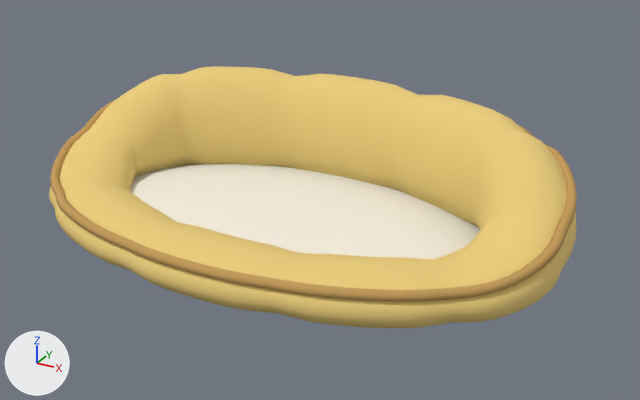
The glTF model public/models/bed.glb: old version first, new version second.
Both versions are drawn from a 50 mm lens placed at (1.378, -2.314, 1.297), pointed at (0.096, 0.015, 0.133). Lighting does not change. The marker at lower left points along +X, +Y and +Z. The picture after the commit comes second.

In view in the first picture: 'Bed'.
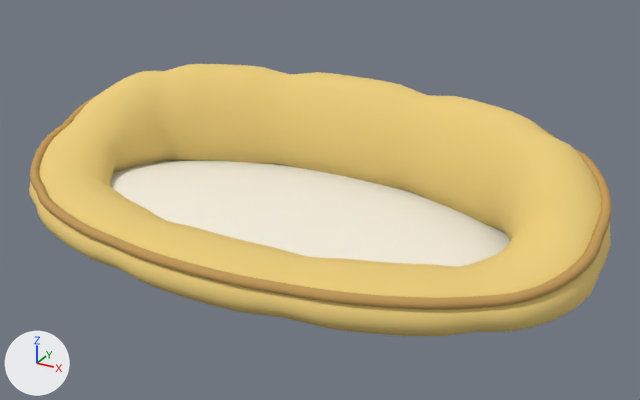
Pixel boxes (x1, y1, x2, y2) of what changed, in the pictures (640 x 400 px; the box of a moved part takes in the faces that stretch with it):
'Bed', reshaped (10% wider): before (49, 66, 577, 329); after (29, 64, 611, 336)
part 1 of me_bed, moved or reshaped: before (131, 164, 480, 260); after (110, 161, 510, 267)
part 2 of me_bed, moved or reshaped: before (50, 99, 577, 302); after (30, 97, 611, 310)
part 3 of me_bed, moved or reshaped: before (49, 66, 576, 329); after (29, 64, 611, 336)

Patch to the scene script:
```diff
--- a/public/models/bed.glb.py
+++ b/public/models/bed.glb.py
@@ me_bed @@
 # used by ob_bed; location = (0.0, 0.0, 0.0)
-me_bed.from_pydata(...)  # 2785 vertices, 5520 faces; spans x -0.91..0.91, y -0.59..0.59, z 0.0..0.42
+me_bed.from_pydata(...)  # 2785 vertices, 5520 faces; spans x -1.01..1.01, y -0.6..0.6, z 0.0..0.42
+# me_bed part 1: the loose piece of 385 vertices spanning x -0.78..0.78, y -0.45..0.45, z 0.0..0.1 is scaled about its middle by (1.13, 1.02, 1)
+# me_bed part 2: the loose piece of 600 vertices spanning x -0.9..0.9, y -0.58..0.58, z 0.11..0.36 is scaled about its middle by (1.11, 1.02, 1)
+# me_bed part 3: 1800 of 2785 vertices moved; they spanned x -0.91..0.91, y -0.59..0.59, z 0.0..0.42 and now span x -1.01..1.01, y -0.6..0.6, z 0.0..0.42; mean shift (0.0, 0.0, 0.0); largest move (0.91, 0.0, 0.13) -> (1.01, 0.0, 0.13)
 me_bed.materials.append(mat_bedrim)
```
